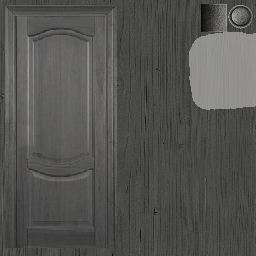
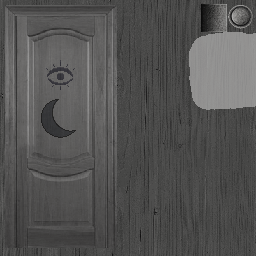
Layered file, before and after one edit (256x256). Changes by layer:
added layer "Paint Layer 5" (1st of 2) (soft light) above "Paint Layer 5" over left=41, top=60, right=76, bottom=138
added layer "Paint Layer 7" (2nd of 3) (soft light) above "Paint Layer 7" over left=41, top=60, right=76, bottom=138
painted on "Background" over left=41, top=60, right=76, bottom=138